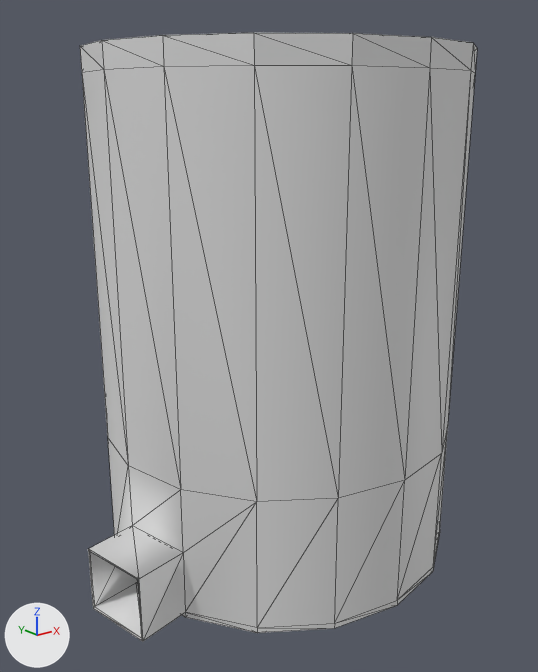
The FBX model Assets/Environment/UE Generated/SpiralTower.FBX: old version first, new version second.
Before and after are seen from a camera (50 mm lens) standing at (-39.6, -48.3, 7.4) and looking at (-1.8, -1.0, -11.5). Lighting does not change. The marker at lower left points along +X, +Y and +Z. Mesh edges are drawn as thin lines. Objects named as collision shapes, trigger or cutter boxes, shadow casters or lower levels of detail are left out. Where no turn or scale is listed for an object, it has been applied to the vertices.

The first picture shows 'SpiralTower'.
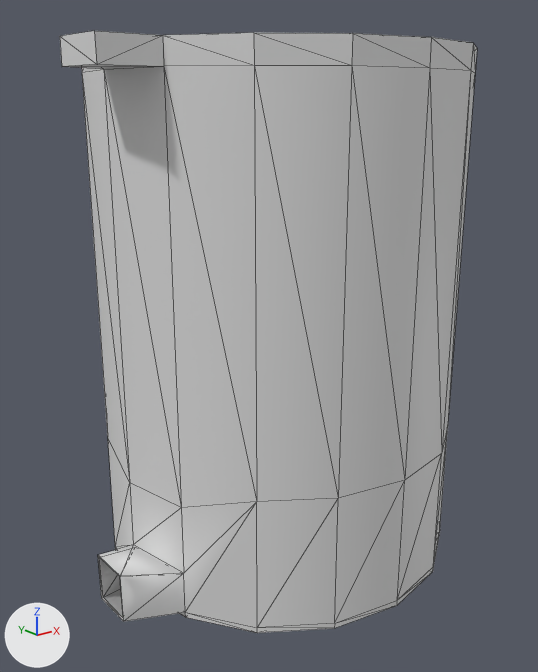
Where the change shows, as pixel boxes [x1, y1, x2, y2] in the pictures (538 x 672 px):
'SpiralTower', reshaped
    before: [80, 32, 477, 641]
    after: [60, 31, 477, 633]
part 1 of me_spiraltower_002, built on
    before: [82, 35, 256, 641]
    after: [60, 31, 256, 621]

The change, as a list of edits to the scene's bpy script:
```text
Change me_spiraltower_002:
    where me_spiraltower_002.from_pydata(...)  # 191 vertices, 420 faces; spans x -19.4..15.2, y -15.2..15.2, z -31.0..11.4
    used by ob_spiraltower; location = (0.0, 0.0, 0.0)
    verts and faces of me_spiraltower_002; kept vertices keep their numbers, new ones are numbered from 191
    before: 19 (-12.9, -5.3, -25.1), 20 (-14.0, -5.8, -25.1) at pixel (183, 552), 43 (-15.2, 0.0, -30.5), 73 (-15.2, 0.0, 11.4) at pixel (101, 40), 74 (-15.2, 0.0, 9.6) at pixel (103, 69)
    before: 75 (-14.0, -5.8, 11.4) at pixel (162, 35), 76 (-14.0, -5.8, 9.6) at pixel (163, 66), 122 (-14.0, -5.8, -19.8) at pixel (180, 489), 123 (-15.2, 0.0, -19.8) at pixel (128, 465), 128 (-14.0, 0.0, -19.8)
    before: 129 (-12.9, -5.3, -19.8), 139 (-14.0, 0.0, -25.1), 140 (-15.2, 0.0, -25.1) at pixel (132, 525), 175 (-14.0, -5.6, -30.4), 177 (-15.1, -0.2, -30.4) at pixel (137, 582)
    before: 179 (-14.0, -5.6, -25.3), 180 (-15.1, -0.2, -25.3), 181 (-14.0, -0.2, -25.3), 182 (-13.0, -5.2, -25.3), 183 (-18.2, -6.6, -25.1) at pixel (138, 579)
    before: 184 (-18.2, -6.4, -25.3) at pixel (137, 579), 185 (-18.2, -6.6, -30.5) at pixel (142, 641), 186 (-19.4, -0.8, -25.1) at pixel (88, 548), 187 (-19.4, -0.8, -30.5) at pixel (93, 608), 188 (-19.3, -1.0, -30.3) at pixel (94, 606)
    before: 189 (-18.2, -6.4, -30.3) at pixel (141, 637), 190 (-19.3, -1.0, -25.3) at pixel (90, 551)
    me_spiraltower_002 part 1
    add delete_faces([(73, 76, 75), (73, 74, 76)])
    add for i in [20, 140, *range(179, 183)]: verts[i] += (0.0, 0.0, -1.8)
    add verts[43] = (-15.3, 0.0, -30.3)  # moved
    add verts[177] = (-15.2, -0.2, -30.2)  # moved
    add verts[187] = (-19.1, -1.9, -29.2)  # moved, pixel (101, 598)
    add verts[189] = (-19.0, -5.2, -29.0)  # moved, pixel (123, 618)
    add verts[188] = (-19.0, -2.0, -29.0)  # moved, pixel (103, 597)
    add verts[185] = (-19.0, -5.3, -29.2)  # moved, pixel (123, 621)
    add verts[175] = (-14.1, -5.6, -30.4)  # moved
    add verts[122] = (-14.0, -5.8, -21.3)  # moved, pixel (181, 507)
    add verts[123] = (-15.2, 0.0, -21.3)  # moved, pixel (129, 482)
    add verts[183] = (-19.0, -5.3, -25.3)  # moved, pixel (120, 576)
    add verts[186] = (-19.1, -1.9, -25.3)  # moved, pixel (97, 554)
    add verts[184] = (-19.0, -5.2, -25.4)  # moved, pixel (119, 576)
    add verts[190] = (-19.1, -2.0, -25.4)  # moved, pixel (99, 557)
    add verts[139] = (-14.0, 0.0, -26.7)  # moved
    add verts[19] = (-12.9, -5.3, -26.7)  # moved
    add verts[128] = (-14.0, 0.0, -21.1)  # moved
    add verts[129] = (-12.9, -5.3, -21.1)  # moved
    add verts[191] = (-18.6, -5.8, 11.4)  # pixel (94, 30)
    add verts[192] = (-18.7, -1.3, 11.4)  # pixel (59, 36)
    add verts[193] = (-18.6, -5.8, 9.6)  # pixel (96, 64)
    add verts[194] = (-18.7, -1.3, 9.6)  # pixel (61, 66)
    add faces += [(191, 192, 193), (192, 194, 193), (73, 192, 191), (73, 191, 75), (74, 194, 192), (73, 74, 192)]
    add faces += [(76, 193, 194), (74, 76, 194), (75, 191, 193), (75, 193, 76)]
```
